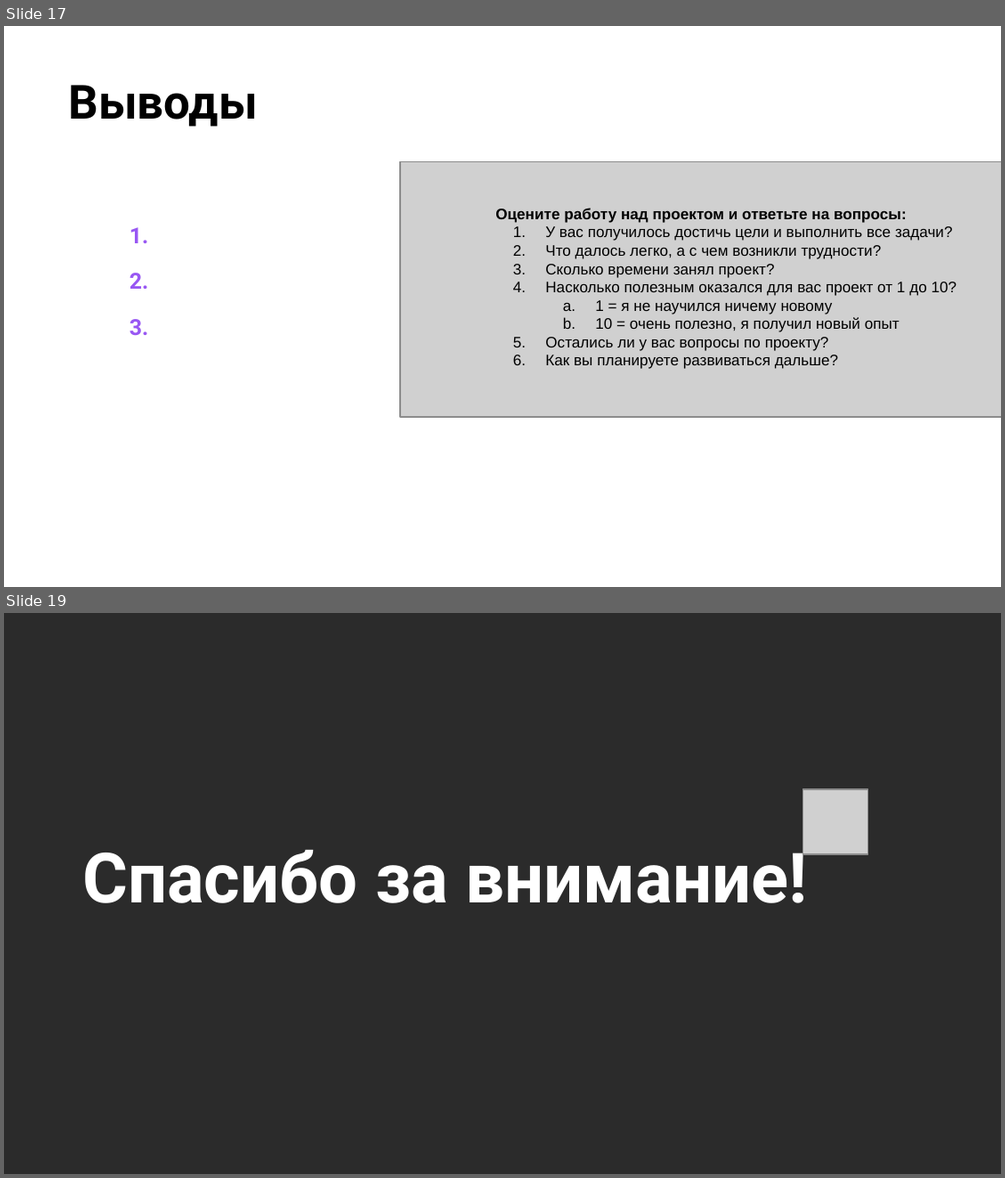
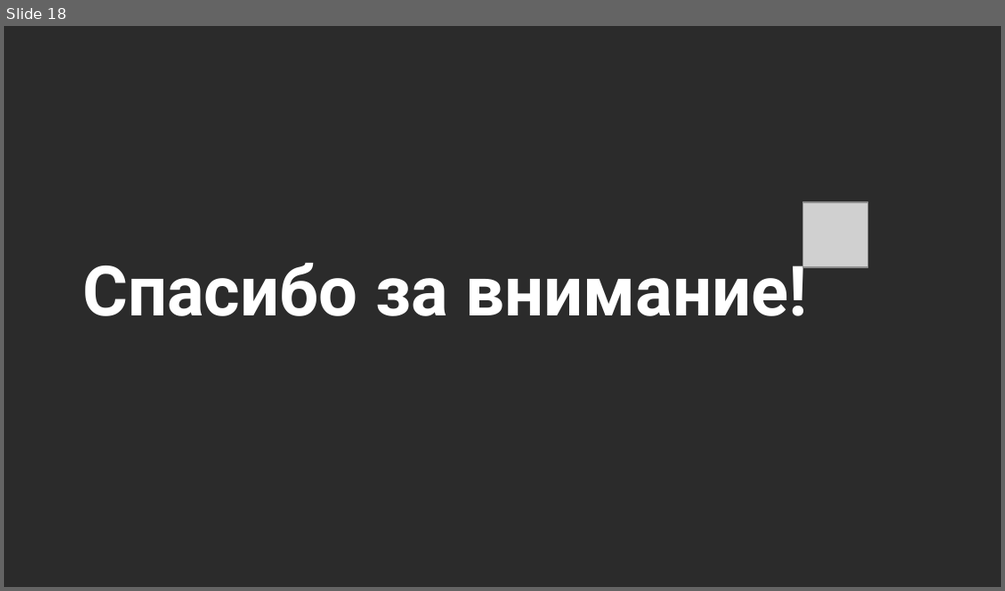
Before and after one commit to FrozenViking13/OTUS_NE, a slide deck: OTUS_NE_PROF/Project/Презентация Вельдин А NetEngProf.pptx. Shown one above the other, each under a label of ours: slides 17 and 19 before the commit, slide 18 after it; the slides between them are not shown. The pictures are 1005x1178 and 1005x591 pixels, drawn with LibreOffice and Linux fonts; fonts in the diff are those of the drawing; grey boxes stand for pictures; background and template pictures are left out; a plain dark background stands for a picture behind light text. Boxes give left, top, right and bottom in pixels: in the first picture for what was removed or moved away, otherwise in the second. Text is boxed around its words. In the diff, an @@ line names an element or a change of style, - is before the commit and + after.

```diff
--- a/OTUS_NE_PROF/Project/Презентация Вельдин А NetEngProf.pptx
+++ b/OTUS_NE_PROF/Project/Презентация Вельдин А NetEngProf.pptx
@@ slide 17 removed at box(4, 26, 1001, 587), background picture (left out) @@
@@ title removed at box(68, 85, 257, 127) @@
-Выводы
@@ picture removed at box(400, 162, 1001, 417) @@
@@ text removed at box(495, 208, 957, 369) @@
-Оцените работу над проектом и ответьте на вопросы:
-1. У вас получилось достичь цели и выполнить все задачи?
-2. Что далось легко, а с чем возникли трудности?
-3. Сколько времени занял проект?
-4. Насколько полезным оказался для вас проект от 1 до 10?
-  a. 1 = я не научился ничему новому
-  b. 10 = очень полезно, я получил новый опыт
-5. Остались ли у вас вопросы по проекту?
-6. Как вы планируете развиваться дальше?
@@ table removed at box(107, 214, 898, 407), 4 rows, 2 columns @@
-1. | 
-2. | 
-3. | 
- | 
@@ what was slide 19 is now slide 18 @@
```
Also in this commit, not shown: 2 slides changed, 1 slide added, 1 other slide removed, 3 other files.
